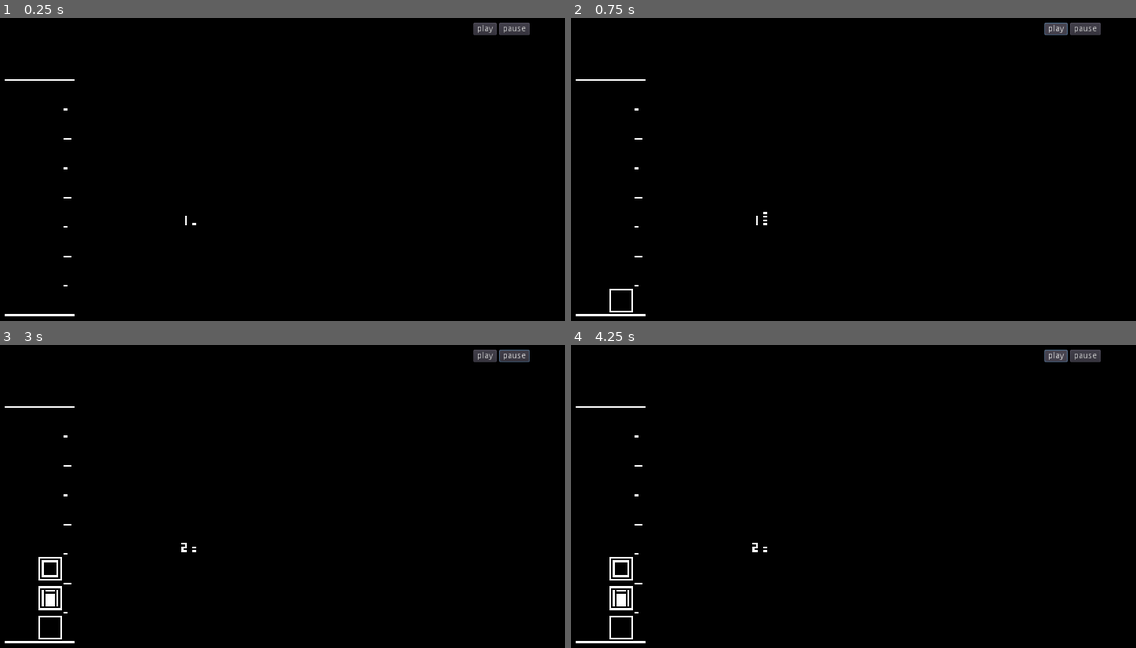
Above: before the commit, frames 1-4 (two rows, left to right).
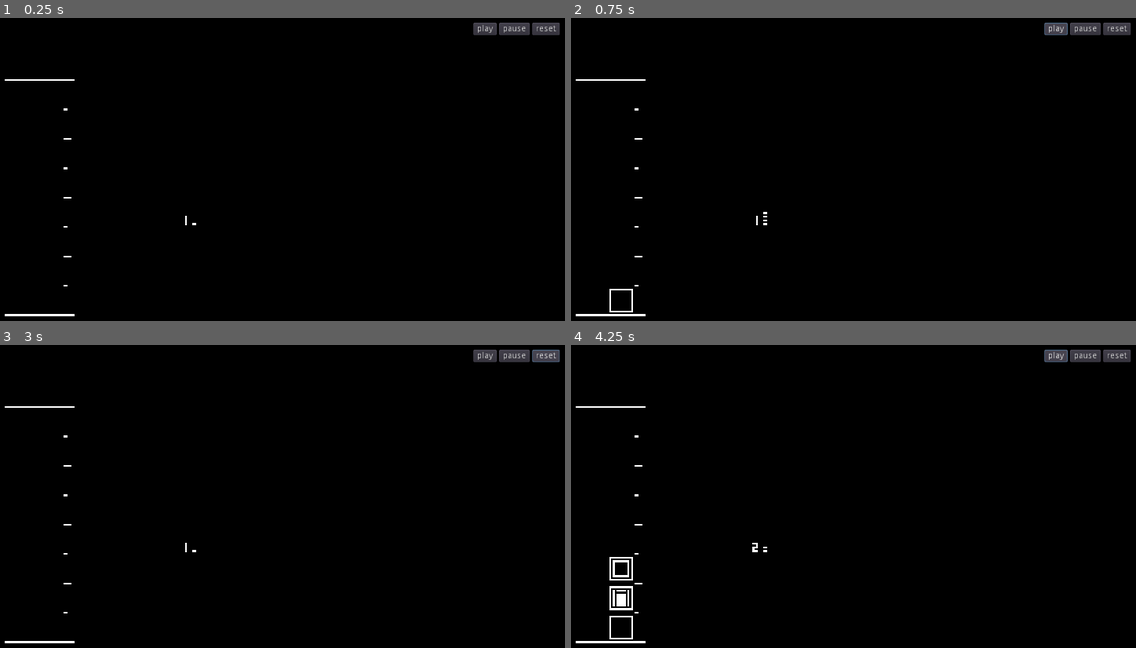
Above: after the commit, the same moments.

Repository: Delta-Psi/kurage
Game: Godot game, scene res://Main.tscn
Two runs of this game, one before a commit and one after it. Both use one fixed random seed, a clock stepped at 60 frames per second and the inputs below. Sound files missing from this copy of the repository are replaced by a short silence.
Inputs (mouse positions are in pixels of both pictures, inside the frame that each line leads up to):
- Up to frame 1 (0.25 s): no input
- Up to frame 2 (0.75 s): click "play" at 0.5 s
- Up to frame 3 (3 s): click "play" at 1.25 s; click "pause" at 2 s; click (548, 357) at 2.75 s, where only the run after the commit has a clickable "reset"
- Up to frame 4 (4.25 s): click "play" at 3.5 s

The runs differ from the first frame. In frame 1, 0.2% of the frame differs, in the area x 94-100%, y 1-6%; in frame 2, 0.2%; in frame 3, 0.7%, in the area x 6-100%, y 1-98%; in frame 4, 0.2%.

Commit message:
FINALLY reset button:

Diff:
--- a/Main.gd
+++ b/Main.gd
@@ -1,20 +1,22 @@
 extends Node2D
 
 onready var global = get_node('/root/Global')
-
-#var song_begin
-#var song_delay
-
-func _ready():
-	pass
 
 var pattern_position = 0
 var next_pattern_beat = 0.0
 var previous_time = 0.0
 
+# workaround so we can properly reset the audio
+var stream = preload("res://kurage.ogg")
+var song_player = AudioStreamPlayer.new()
+
+func _ready():
+	song_player.stream = stream
+	self.add_child(song_player)
+
 func _process(_delta):
-	if $SongPlayer.playing:
-		var time = $SongPlayer.get_playback_position() + AudioServer.get_time_to_next_mix() - AudioServer.get_output_latency()
+	if song_player.playing:
+		var time = song_player.get_playback_position() + AudioServer.get_time_to_next_mix() - AudioServer.get_output_latency()
 		if time > previous_time:
 			previous_time = time
 
@@ -31,17 +33,21 @@
 
 
 func _on_Play_pressed():
-	if $SongPlayer.playing:
-		$SongPlayer.stream_paused = false
-	else:
-		$SongPlayer.play()
+	if not song_player.playing:
+		song_player.play()
+	song_player.stream_paused = false
 
 func _on_Pause_pressed():
-	$SongPlayer.stream_paused = true
+	song_player.stream_paused = true
 
 func _on_Reset_pressed():
-	$SongPlayer.stop()
-	#$Metronome.reset()
+	song_player.stop()
+	song_player.queue_free()
+	song_player = AudioStreamPlayer.new()
+	song_player.stream = stream
+	self.add_child(song_player)
+
+	$Metronome.reset()
 	$Rhythm.reset()
 	pattern_position = 0
 	next_pattern_beat = 0.0
--- a/Main.tscn
+++ b/Main.tscn
@@ -1,7 +1,6 @@
-[gd_scene load_steps=5 format=2]
+[gd_scene load_steps=4 format=2]
 
 [ext_resource path="res://rhythm/Rhythm.tscn" type="PackedScene" id=1]
-[ext_resource path="res://kurage.ogg" type="AudioStream" id=2]
 [ext_resource path="res://Main.gd" type="Script" id=3]
 [ext_resource path="res://metronome/Metronome.tscn" type="PackedScene" id=4]
 
@@ -11,9 +10,6 @@
 [node name="Rhythm" parent="." instance=ExtResource( 1 )]
 position = Vector2( -12, 189 )
 scale = Vector2( 3, 3 )
-
-[node name="SongPlayer" type="AudioStreamPlayer" parent="."]
-stream = ExtResource( 2 )
 
 [node name="Occluder" type="Polygon2D" parent="."]
 position = Vector2( -19, 0 )
@@ -51,7 +47,6 @@
 text = "pause"
 
 [node name="Reset" type="Button" parent="UI"]
-visible = false
 margin_left = 96.0
 margin_right = 141.0
 margin_bottom = 20.0
--- a/metronome/Metronome.gd
+++ b/metronome/Metronome.gd
@@ -3,7 +3,6 @@
 func set_measure_beat(beat):
 	$Number.frame = int(beat)
 	$Lines.frame = int(8.0 * (beat - int(beat)))
-	pass
 
 func reset():
 	$Number.frame = 0
--- a/rhythm/Rhythm.gd
+++ b/rhythm/Rhythm.gd
@@ -14,7 +14,7 @@
 func push_block(id, diff):
 	if current_beat >= 4.0:
 		for block in to_remove:
-			self.remove_child(block)
+			block.queue_free()
 		for block in left_blocks:
 			$Tween.interpolate_property(
 				block, "position:x",
@@ -47,11 +47,11 @@
 func reset():
 	current_beat = 0.0
 	for block in to_remove:
-		self.remove_child(block)
+		block.queue_free()
 	for block in left_blocks:
-		self.remove_child(block)
+		block.queue_free()
 	for block in right_blocks:
-		self.remove_child(block)
+		block.queue_free()
 	to_remove = []
 	left_blocks = []
 	right_blocks = []
